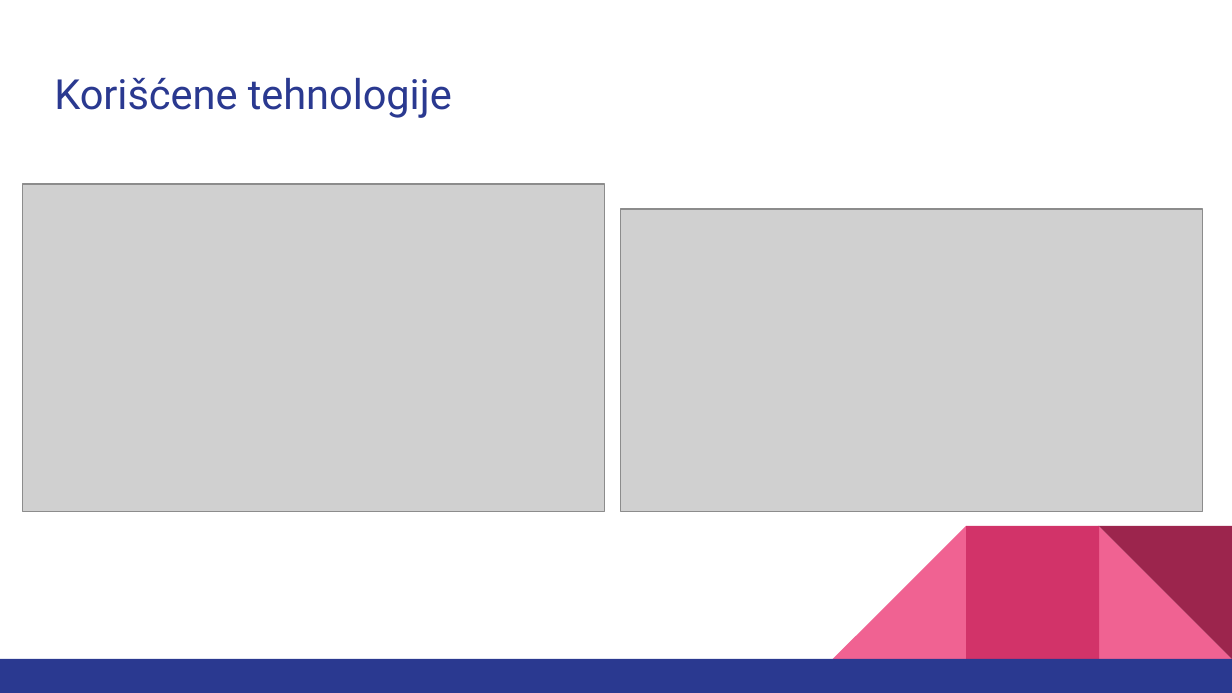
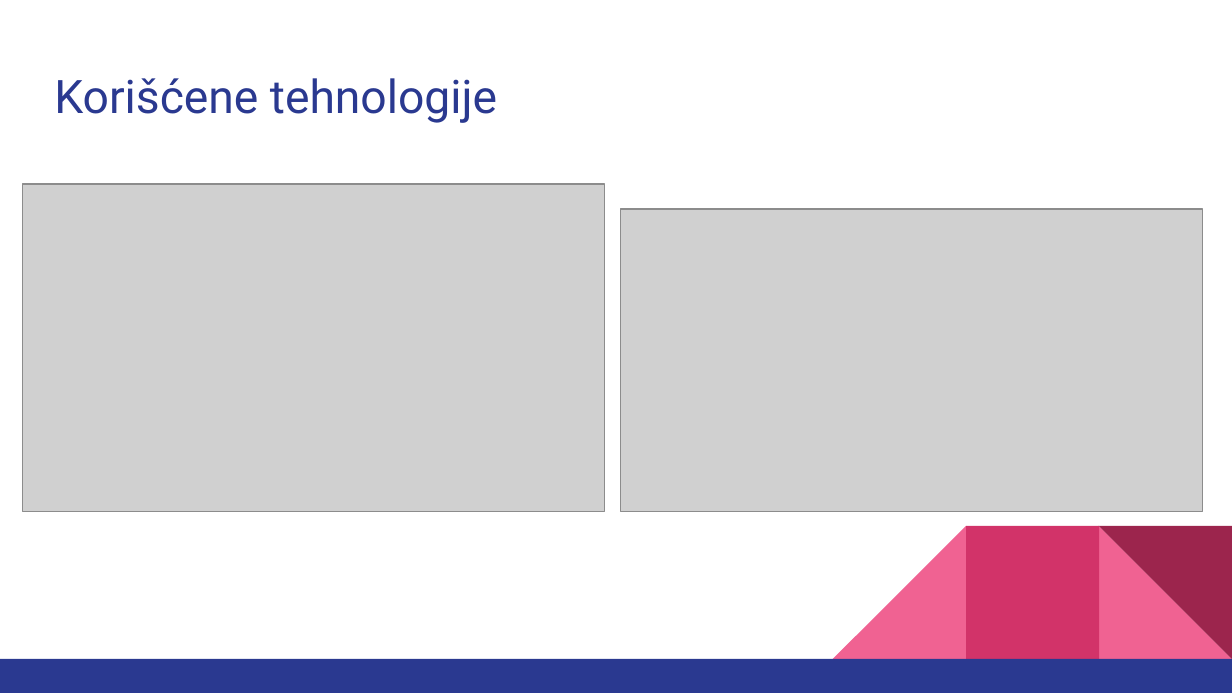
Before and after one commit to milicaj00/BigData, a slide deck: slide 3 of Projekat 3 - Big Mobility Data Analytics/Big data systems - Project 3.pptx. Drawn at 1232x693 pixels with LibreOffice and Linux fonts; fonts in the diff are those of the drawing; grey boxes stand for pictures. Boxes give left, top, right and bottom in pixels: in the first picture for what was removed or moved away, otherwise in the second. Text is boxed around its words. In the diff, an @@ line names an element or a change of style, - is before the commit and + after.

```diff
--- a/Projekat 3 - Big Mobility Data Analytics/Big data systems - Project 3.pptx
+++ b/Projekat 3 - Big Mobility Data Analytics/Big data systems - Project 3.pptx
@@ title "Korišćene tehnologije" at (54,78,497,123): size 24.3 to 27 pt @@
```
Also in this commit, not shown: 7 other slides changed, 2 slides added, 29 other files.
